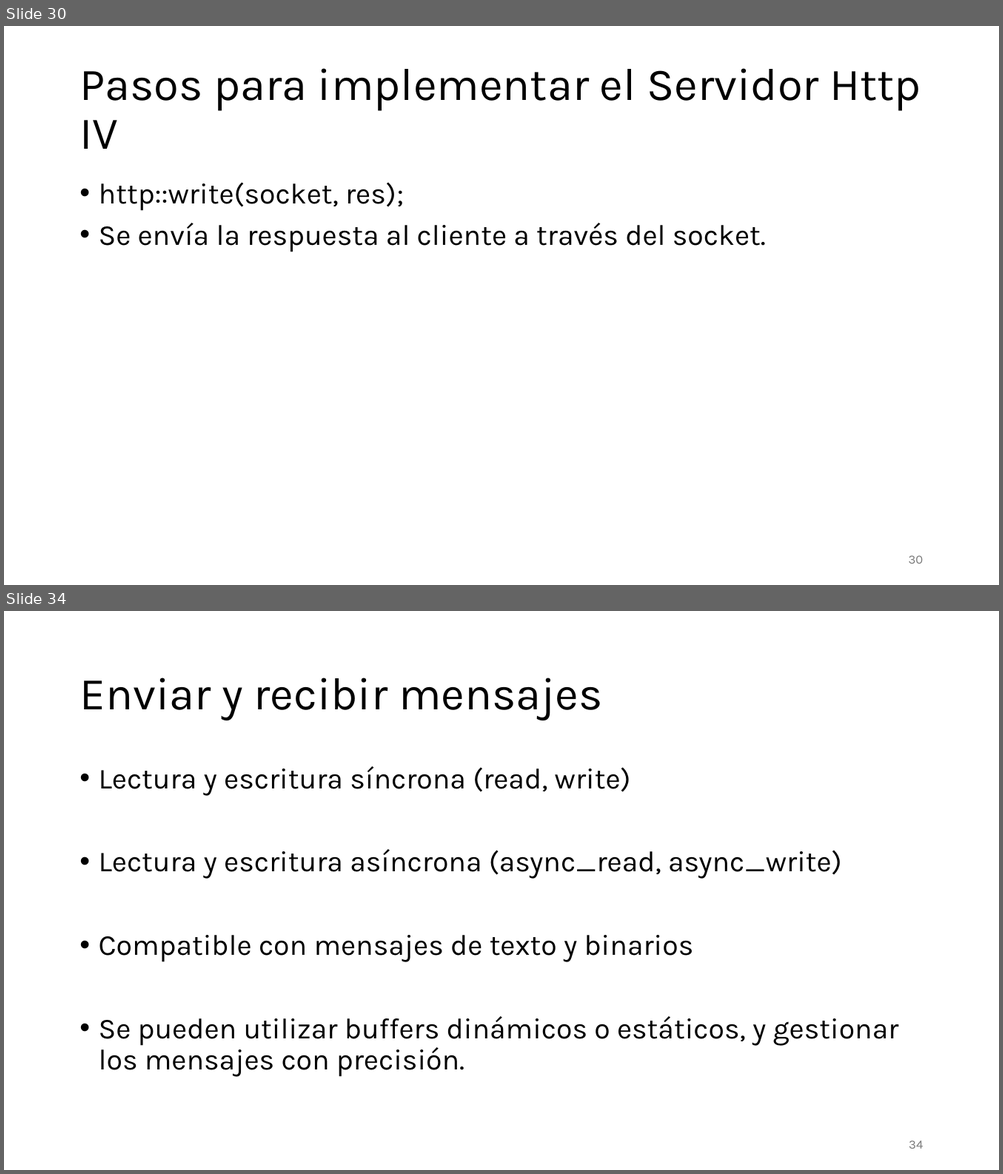
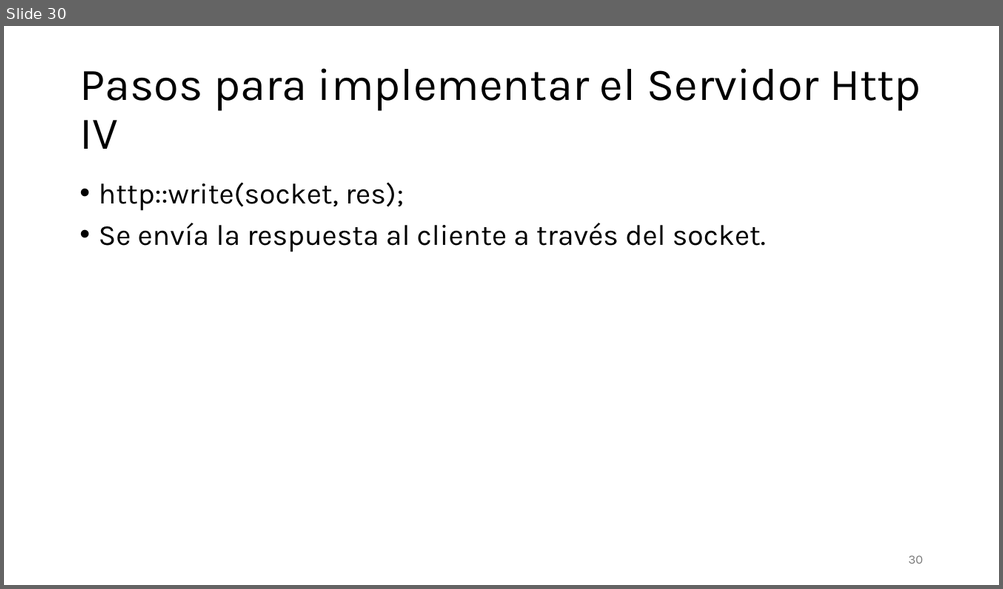
Before and after one commit to aldebarran22/CURSO_CPP_SERVICIOS_30H, a slide deck: doc/2_FrameWorks_WS_Cpp.pptx. Shown one above the other, each under a label of ours: slides 30 and 34 before the commit, slide 30 after it; the slides between them are not shown. The pictures are 1003x1174 and 1003x589 pixels, drawn with LibreOffice and Linux fonts; fonts in the diff are those of the drawing. Boxes give left, top, right and bottom in pixels: in the first picture for what was removed or moved away, otherwise in the second. Text is boxed around its words. In the diff, an @@ line names an element or a change of style, - is before the commit and + after.

```diff
--- a/doc/2_FrameWorks_WS_Cpp.pptx
+++ b/doc/2_FrameWorks_WS_Cpp.pptx
@@ slide 34 removed at [4, 611, 999, 1170], background #FFFFFF @@
@@ title removed at [79, 678, 603, 721] @@
-Enviar y recibir mensajes
@@ text removed at [99, 766, 899, 1077] @@
-• Lectura y escritura síncrona (read, write)
-• Lectura y escritura asíncrona (async_read, async_write)
-• Compatible con mensajes de texto y binarios
-• Se pueden utilizar buffers dinámicos o estáticos, y gestionar los mensajes con precisión.
@@ page number removed at [908, 1141, 922, 1149] @@
-34
```
Also in this commit, not shown: 28 other slides removed, 44 other files.
